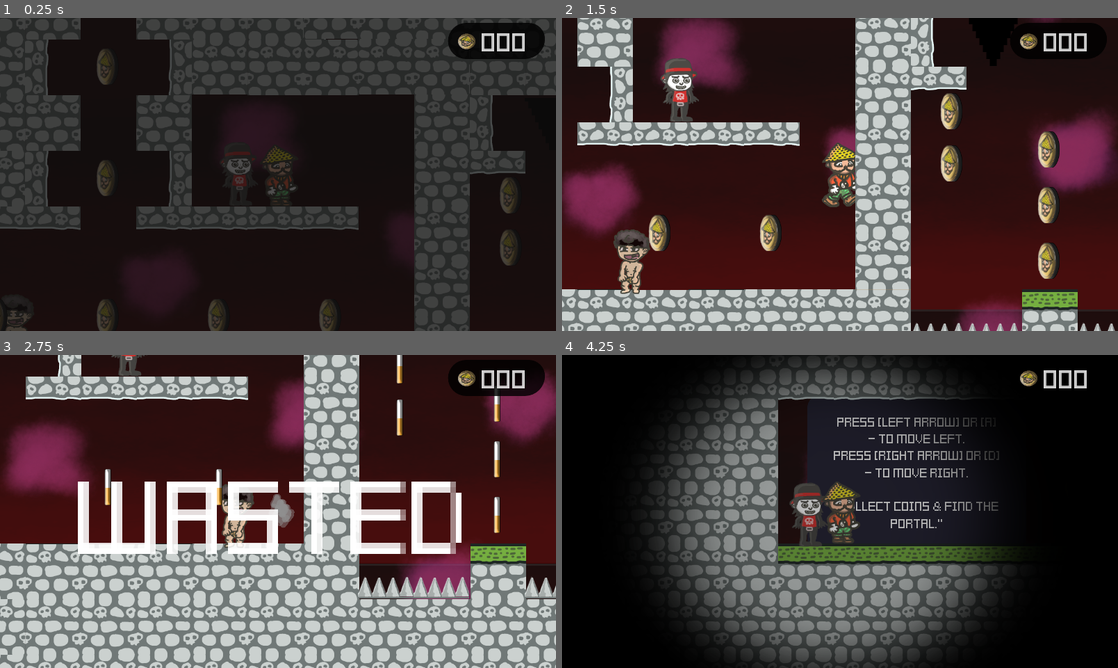
Above: before the commit, frames 1-4 (two rows, left to right).
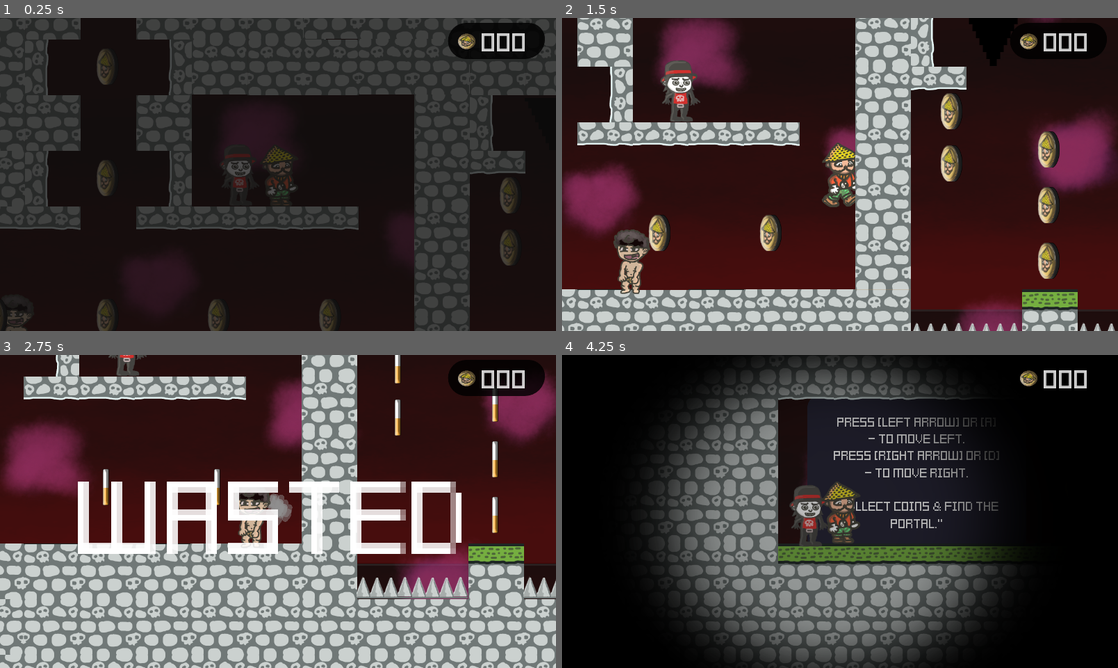
Above: after the commit, the same moments.

Repository: jickingx/JekAndModernongMonghe
Game: Godot game, scene res://src/Levels/World2-2.tscn
The game is run twice, just before and just after one commit, with the same random seed, the same clock (stepped at 60 frames per second) and the same inputs. This scene is started directly instead of the project's main scene.
Inputs:
- Up to frame 1 (0.25 s): no input
- Up to frame 2 (1.5 s): tap Enter (ui_accept) at 0.5, 0.77 s; hold Right (ui_right) from 0.53 s (still down)
- Up to frame 3 (2.75 s): tap Enter (ui_accept) at 1.52 s; release Right (ui_right) at 2.03 s; hold Left (ui_left) from 2.03 s (still down)
- Up to frame 4 (4.25 s): release Left (ui_left) at 2.78 s; hold Right (ui_right) 2.78-3.5 s; tap Enter (ui_accept) at 3.02 s; click "Play" at 3.5 s

The runs differ from the first frame. In frame 1, 0.2% of the frame differs, in the area x 39-46%, y 42-56%; in frame 2, 0.4%; in frame 3, 15%, in the area x 0-100%, y 0-100%; in frame 4, 0.4%.

Commit message:
killable enemy
Signed-off-by: jickingx <jickingx@gmail.com>

Diff:
--- a/project.godot
+++ b/project.godot
@@ -66,6 +66,12 @@
  ]
 }
 
+[layer_names]
+
+2d_physics/layer_1="tiles"
+2d_physics/layer_2="player"
+2d_physics/layer_3="enemies"
+
 [rendering]
 
 quality/driver/driver_name="GLES2"
--- a/src/Actors/Actor.gd
+++ b/src/Actors/Actor.gd
@@ -28,3 +28,10 @@
 func enable():
 	is_disabled = false
 	show()
+
+
+func explode():
+	var ex = ParticlesExplosion.instance()
+	ex.position = self.position
+	Global.current_scene.add_child(ex)
+	ex.emitting = true
--- /dev/null
+++ b/src/Actors/EnemyHead.gd
@@ -0,0 +1,5 @@
+extends KinematicBody2D
+
+
+func die():
+	get_parent().die()
--- a/src/Actors/EnemyWalking.gd
+++ b/src/Actors/EnemyWalking.gd
@@ -19,6 +19,11 @@
 	_velocity = move_and_slide(_velocity, Vector2.UP)
 
 
+func die():
+	explode()
+	queue_free()
+
+
 func _on_VisibilityNotifier2D_screen_entered():
 	enable()
 
--- a/src/Actors/EnemyWalking.tscn
+++ b/src/Actors/EnemyWalking.tscn
@@ -1,8 +1,9 @@
-[gd_scene load_steps=7 format=2]
+[gd_scene load_steps=9 format=2]
 
 [ext_resource path="res://assets/Sprites/EnemyGoryoSprite_15-x150_Idle_0001.png" type="Texture" id=1]
 [ext_resource path="res://src/Actors/EnemyWalking.gd" type="Script" id=2]
 [ext_resource path="res://assets/Sprites/EnemyGoryoSprite_15-x150_Idle_0000.png" type="Texture" id=3]
+[ext_resource path="res://src/Actors/EnemyHead.gd" type="Script" id=4]
 
 [sub_resource type="SpriteFrames" id=1]
 animations = [ {
@@ -18,9 +19,11 @@
 [sub_resource type="RectangleShape2D" id=3]
 extents = Vector2( 72, 10 )
 
-[node name="WalkingEnemy" type="KinematicBody2D" groups=[
-"hazards",
-]]
+[sub_resource type="RectangleShape2D" id=4]
+extents = Vector2( 34.5344, 3.1326 )
+
+[node name="WalkingEnemy" type="KinematicBody2D"]
+collision_layer = 4
 script = ExtResource( 2 )
 
 [node name="AnimatedSprite" type="AnimatedSprite" parent="."]
@@ -28,14 +31,32 @@
 frame = 1
 playing = true
 
-[node name="CollisionShape2D" type="CollisionShape2D" parent="."]
+[node name="CollisionShape2D" type="CollisionShape2D" parent="." groups=[
+"hazards",
+]]
 shape = SubResource( 2 )
 
 [node name="VisibilityNotifier2D" type="VisibilityNotifier2D" parent="."]
 
-[node name="WallDetector" type="Area2D" parent="."]
+[node name="WallDetector" type="Area2D" parent="." groups=[
+"hazards",
+]]
 
 [node name="CollisionShape2D" type="CollisionShape2D" parent="WallDetector"]
 shape = SubResource( 3 )
+
+[node name="EnemyHead" type="KinematicBody2D" parent="." groups=[
+"enemy_heads",
+]]
+position = Vector2( 0, -74 )
+script = ExtResource( 4 )
+__meta__ = {
+"_edit_group_": true
+}
+
+[node name="CollisionShape2D" type="CollisionShape2D" parent="EnemyHead"]
+position = Vector2( 0, -1 )
+shape = SubResource( 4 )
+one_way_collision = true
 [connection signal="screen_entered" from="VisibilityNotifier2D" to="." method="_on_VisibilityNotifier2D_screen_entered"]
 [connection signal="body_entered" from="WallDetector" to="." method="_on_WallDetector_body_entered"]
--- a/src/Actors/Player.gd
+++ b/src/Actors/Player.gd
@@ -49,11 +49,8 @@
 
 
 func die():
-	var ex = ParticlesExplosion.instance()
-	ex.position = self.position
-	Global.current_scene.add_child(ex)
-	ex.emitting = true
-
+	$CollisionShape2D.queue_free()
+	explode()
 	var dm = UIDeathMessage.instance()
 	Global.current_scene.add_child(dm)
 
@@ -80,10 +77,20 @@
 func _on_ObjectDetector_body_entered(body):
 	if body.is_in_group("hazards"):
 		die()
+	elif body.is_in_group("enemy_heads") && body.has_method("die"):
+		body.die()
+	else:
+		print_debug(body)
 
 
 func _on_ObjectDetector_area_entered(area):
-	if area.is_in_group("coins") && area.has_method("kill"):
+	if area.is_in_group("hazards"):
+		die()
+	if area.is_in_group("coins") && area.has_method("die"):
 		$Sounds/Pickup.play()
 		emit_signal("coin_collected")
-		area.kill()
+		area.die()
+
+
+func _on_ObjectDetector_body_shape_entered(body_id, body, body_shape, area_shape):
+	pass # Replace with function body.
--- a/src/Actors/PlayerJekengkoy.tscn
+++ b/src/Actors/PlayerJekengkoy.tscn
@@ -15,14 +15,14 @@
 "name": "idle",
 "speed": 5.0
 }, {
+"frames": [ ExtResource( 8 ) ],
+"loop": true,
+"name": "jump",
+"speed": 5.0
+}, {
 "frames": [ ExtResource( 1 ), ExtResource( 8 ) ],
 "loop": true,
 "name": "walk",
-"speed": 5.0
-}, {
-"frames": [ ExtResource( 8 ) ],
-"loop": true,
-"name": "jump",
 "speed": 5.0
 } ]
 
@@ -37,12 +37,13 @@
 [node name="Player" type="KinematicBody2D" groups=[
 "players",
 ]]
+collision_layer = 2
+collision_mask = 25
 script = ExtResource( 4 )
 
 [node name="AnimatedSprite" type="AnimatedSprite" parent="."]
 frames = SubResource( 1 )
 animation = "idle"
-frame = 1
 playing = true
 
 [node name="CollisionShape2D" type="CollisionShape2D" parent="."]
--- a/src/Actors/PlayerModernongMonghe.tscn
+++ b/src/Actors/PlayerModernongMonghe.tscn
@@ -16,14 +16,14 @@
 "name": "idle",
 "speed": 5.0
 }, {
+"frames": [ ExtResource( 3 ) ],
+"loop": true,
+"name": "jump",
+"speed": 5.0
+}, {
 "frames": [ ExtResource( 3 ), ExtResource( 2 ) ],
 "loop": true,
 "name": "walk",
-"speed": 5.0
-}, {
-"frames": [ ExtResource( 3 ) ],
-"loop": true,
-"name": "jump",
 "speed": 5.0
 } ]
 
@@ -38,6 +38,7 @@
 [node name="Player" type="KinematicBody2D" groups=[
 "players",
 ]]
+collision_layer = 2
 script = ExtResource( 4 )
 
 [node name="AnimatedSprite" type="AnimatedSprite" parent="."]
@@ -70,3 +71,4 @@
 shape = SubResource( 3 )
 [connection signal="area_entered" from="ObjectDetector" to="." method="_on_ObjectDetector_area_entered"]
 [connection signal="body_entered" from="ObjectDetector" to="." method="_on_ObjectDetector_body_entered"]
+[connection signal="body_shape_entered" from="ObjectDetector" to="." method="_on_ObjectDetector_body_shape_entered"]
--- a/src/Levels/World1-6.tscn
+++ b/src/Levels/World1-6.tscn
@@ -101,7 +101,7 @@
 script = null
 
 [node name="Player1" parent="." instance=ExtResource( 1 )]
-position = Vector2( -385.491, 318.059 )
+position = Vector2( -343.032, 286.159 )
 
 [node name="Coins" type="Node" parent="."]
 
@@ -153,7 +153,7 @@
 [node name="Walking Enemies" type="Node" parent="."]
 
 [node name="GoryoEnemy00" parent="Walking Enemies" instance=ExtResource( 8 )]
-position = Vector2( 1348, 254 )
+position = Vector2( 1091.92, 305.932 )
 
 [node name="GoryoEnemy01" parent="Walking Enemies" instance=ExtResource( 8 )]
 position = Vector2( 2240, 256 )
--- a/src/Objects/Coin.gd
+++ b/src/Objects/Coin.gd
@@ -1,5 +1,5 @@
 extends Area2D
 
 
-func kill():
+func die():
 	queue_free()
